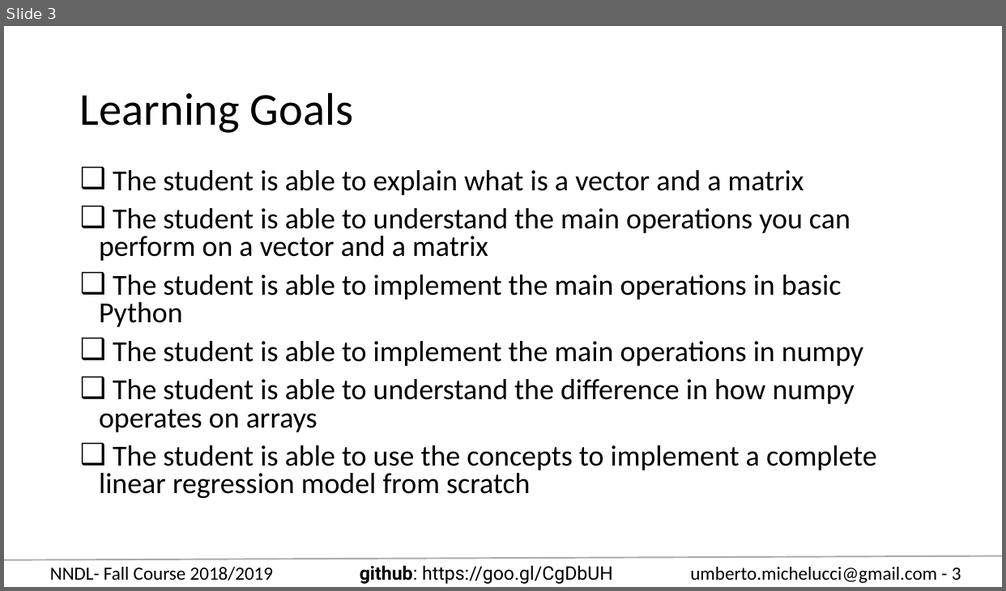
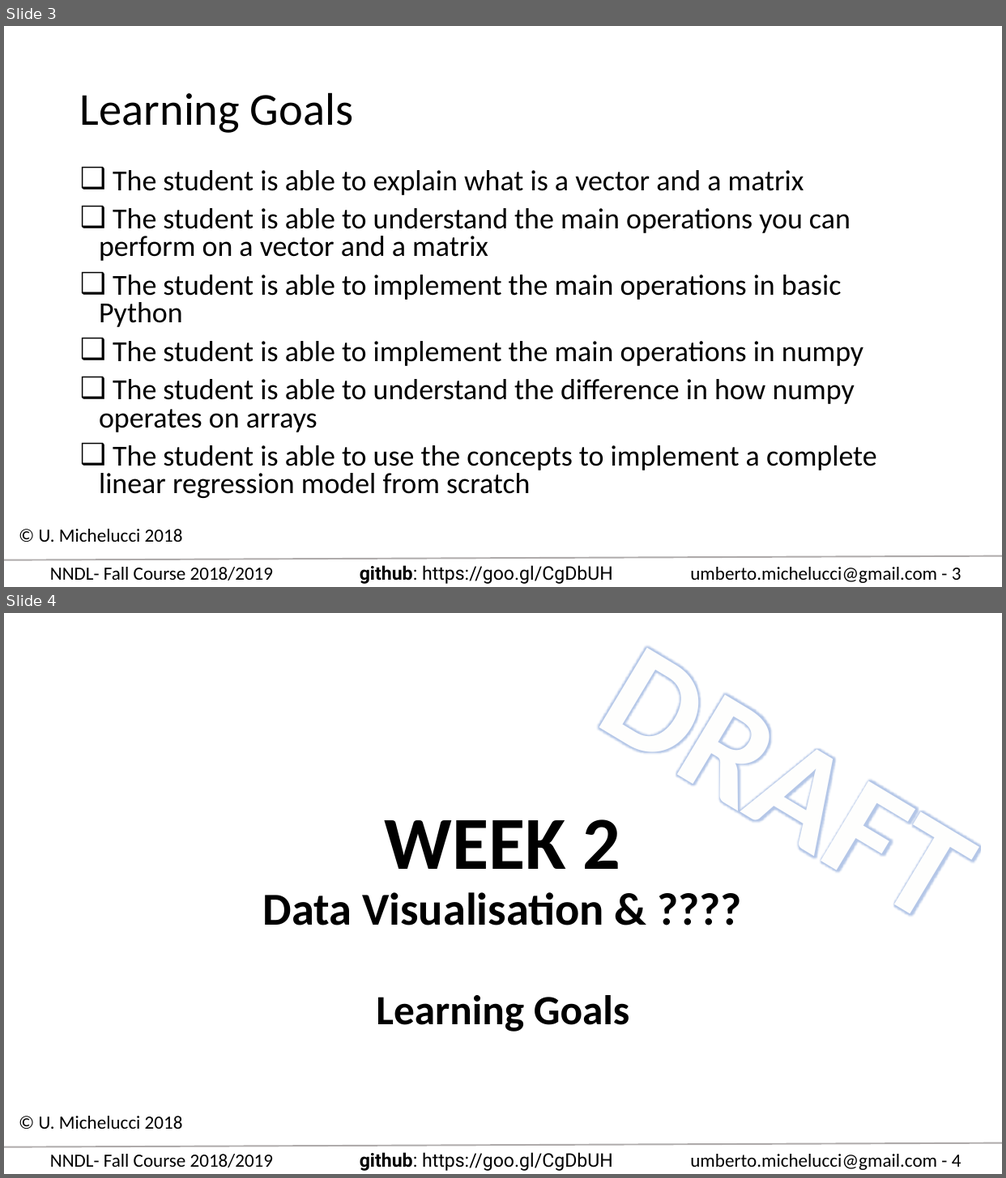
Before and after one commit to toelt-llc/COURSE-zhaw-dlcourse-spring2019, a slide deck: Learning_goals_overview.pptx. Shown one above the other, each under a label of ours: slide 3 before the commit, slides 3 and 4 after it. The pictures are 1006x591 and 1006x1178 pixels, drawn with LibreOffice and Linux fonts; fonts in the diff are those of the drawing. Boxes give left, top, right and bottom in pixels: in the first picture for what was removed or moved away, otherwise in the second. Text is boxed around its words. In the diff, an @@ line names an element or a change of style, - is before the commit and + after.

Commit message:
Completed the learning goals for the course.

```diff
--- a/Learning_goals_overview.pptx
+++ b/Learning_goals_overview.pptx
@@ slide 4 added at [4, 613, 1002, 1174], background #FFFFFF; not listed: 4 template elements that a slide beside it also shows @@
@@ text added at [567, 613, 1002, 962], 138 pt, text #FEFEFE, bold @@
+DRAFT
@@ title added at [263, 820, 621, 926], 44 pt, text #000000, bold @@
+WEEK 2
+Data Visualisation & ????
@@ subtitle added at [376, 995, 630, 1032], 40 pt, text #000000, bold @@
+Learning Goals
@@ text added at [39, 1116, 183, 1129], 18 pt, text #000000 @@
+© U. Michelucci 2018
@@ slide 3 changed as well @@
@@ text added at [39, 529, 183, 542], 18 pt, text #000000 @@
+© U. Michelucci 2018
```
Also in this commit, not shown: 7 other slides changed, 10 other slides added, 11 slides removed.
